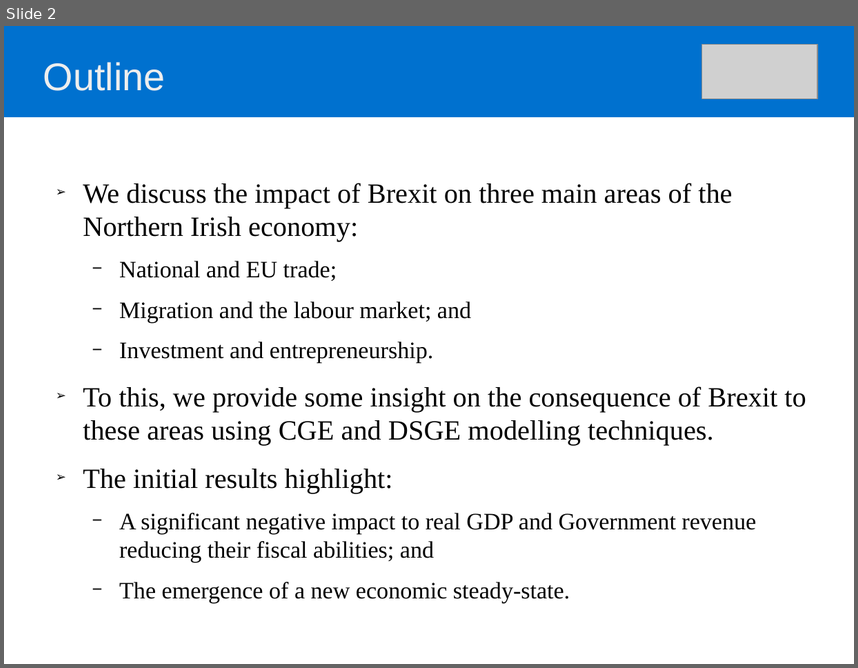
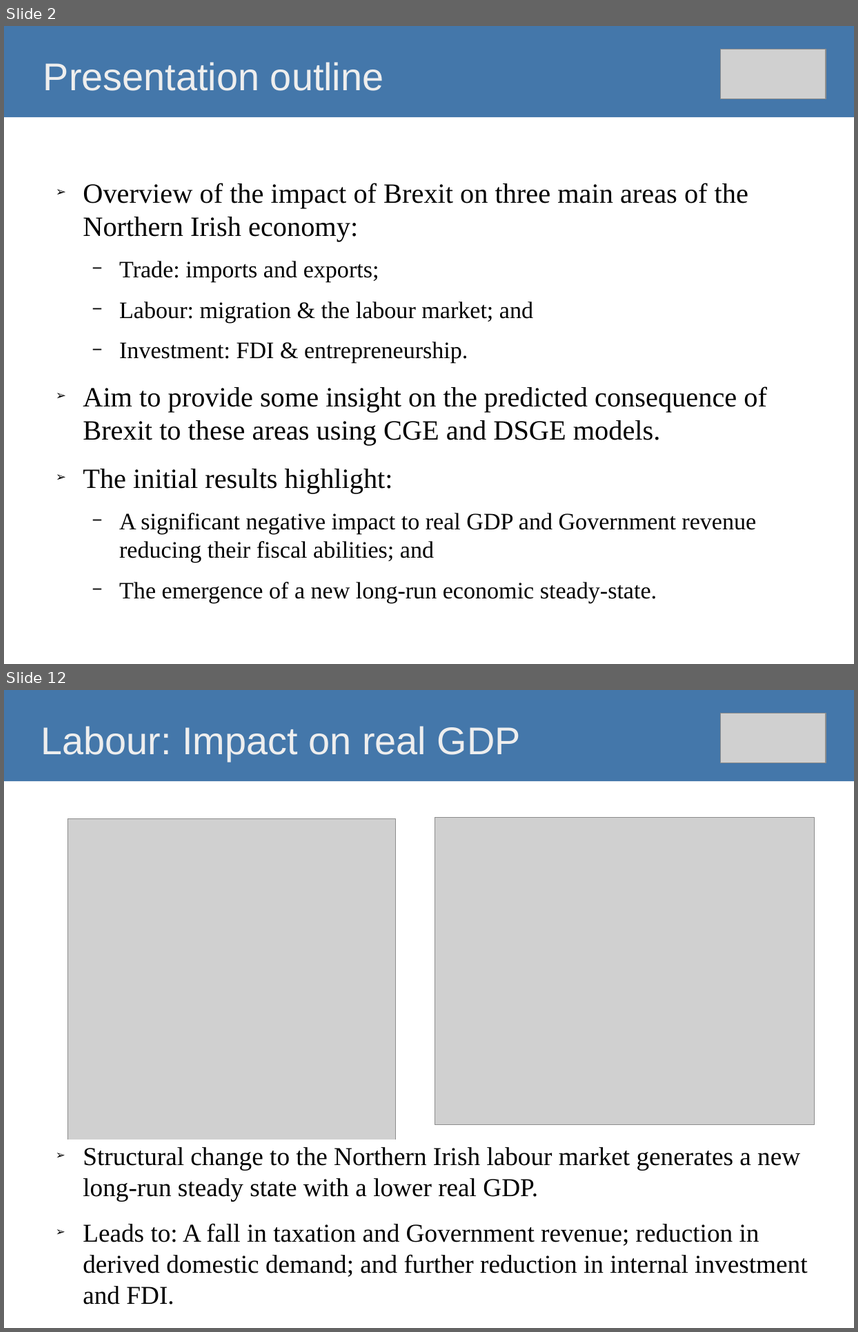
Before and after one commit to O1sims/MigrationNI, a slide deck: presentation/impact-of-brexit-on-ni-economy.odp. Shown one above the other, each under a label of ours: slide 2 before the commit, slides 2 and 12 after it; the slides between them are not shown. The pictures are 858x668 and 858x1332 pixels, drawn with LibreOffice and Linux fonts; fonts in the diff are those of the drawing; grey boxes stand for pictures. Boxes give left, top, right and bottom in pixels: in the first picture for what was removed or moved away, otherwise in the second. Text is boxed around its words. In the diff, an @@ line names an element or a change of style, - is before the commit and + after.

```diff
--- a/presentation/impact-of-brexit-on-ni-economy.odp
+++ b/presentation/impact-of-brexit-on-ni-economy.odp
@@ slide 12 added at (4,690,854,1328), background #FFFFFF @@
@@ title added at (4,690,854,781), fill #4477AA, 36 pt, text #EEEEEE @@
+Labour: Impact on real GDP
@@ picture added at (721,713,826,763) @@
@@ picture added at (68,819,396,1160) @@
@@ picture added at (435,817,815,1124) @@
@@ text added at (83,1147,807,1304), 24 pt, text #000000 @@
+➢ Structural change to the Northern Irish labour market generates a new long-run steady state with a lower real GDP.
+➢ Leads to: A fall in taxation and Government revenue; reduction in derived domestic demand; and further reduction in internal investment and FDI.
@@ slide 2 changed as well @@
@@ title "Presentation outline" at (4,26,854,117): fill #0071CF to #4477AA @@
@@ title at (43,62,384,91): text changed @@
-Outline
+Presentation outline
@@ picture: place and size @@
-picture at (703,45,819,99)
+picture at (721,49,826,99)
@@ text at (83,183,767,445): text changed @@
-➢ We discuss the impact of Brexit on three main areas of the Northern Irish economy:
-  − National and EU trade;
-  − Migration and the labour market; and
-  − Investment and entrepreneurship.
-➢ To this, we provide some insight on the consequence of Brexit to these areas using CGE and DSGE modelling techniques.
+➢ Overview of the impact of Brexit on three main areas of the Northern Irish economy:
+  − Trade: imports and exports;
+  − Labour: migration & the labour market; and
+  − Investment: FDI & entrepreneurship.
+➢ Aim to provide some insight on the predicted consequence of Brexit to these areas using CGE and DSGE models.
@@ text at (119,581,657,603): text changed @@
-  − The emergence of a new economic steady-state.
+  − The emergence of a new long-run economic steady-state.
```
Also in this commit, not shown: 2 other slides changed, 10 other slides added.
